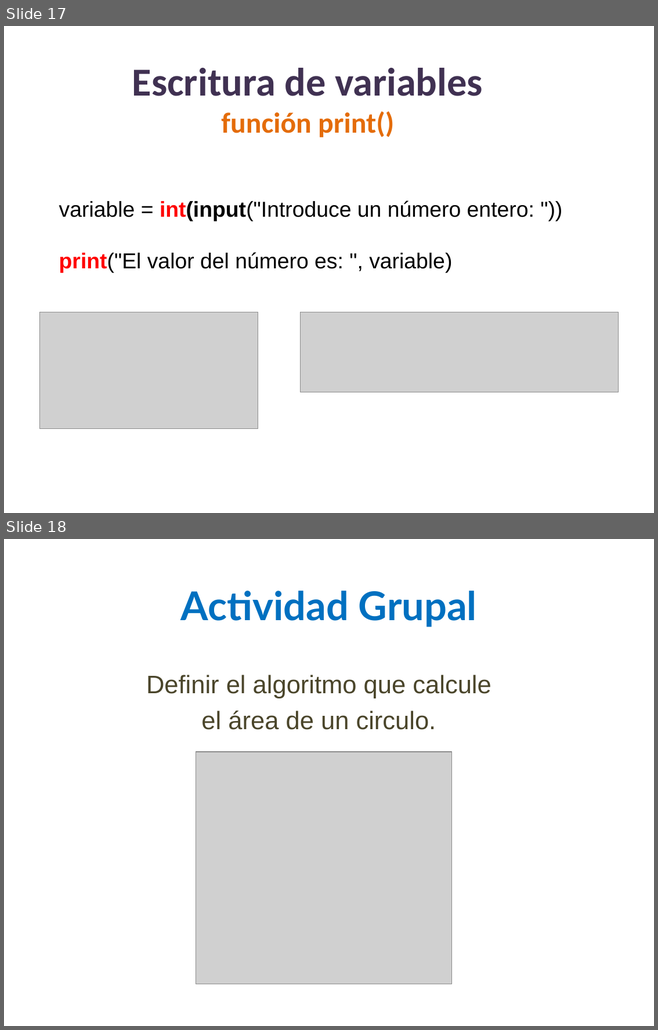
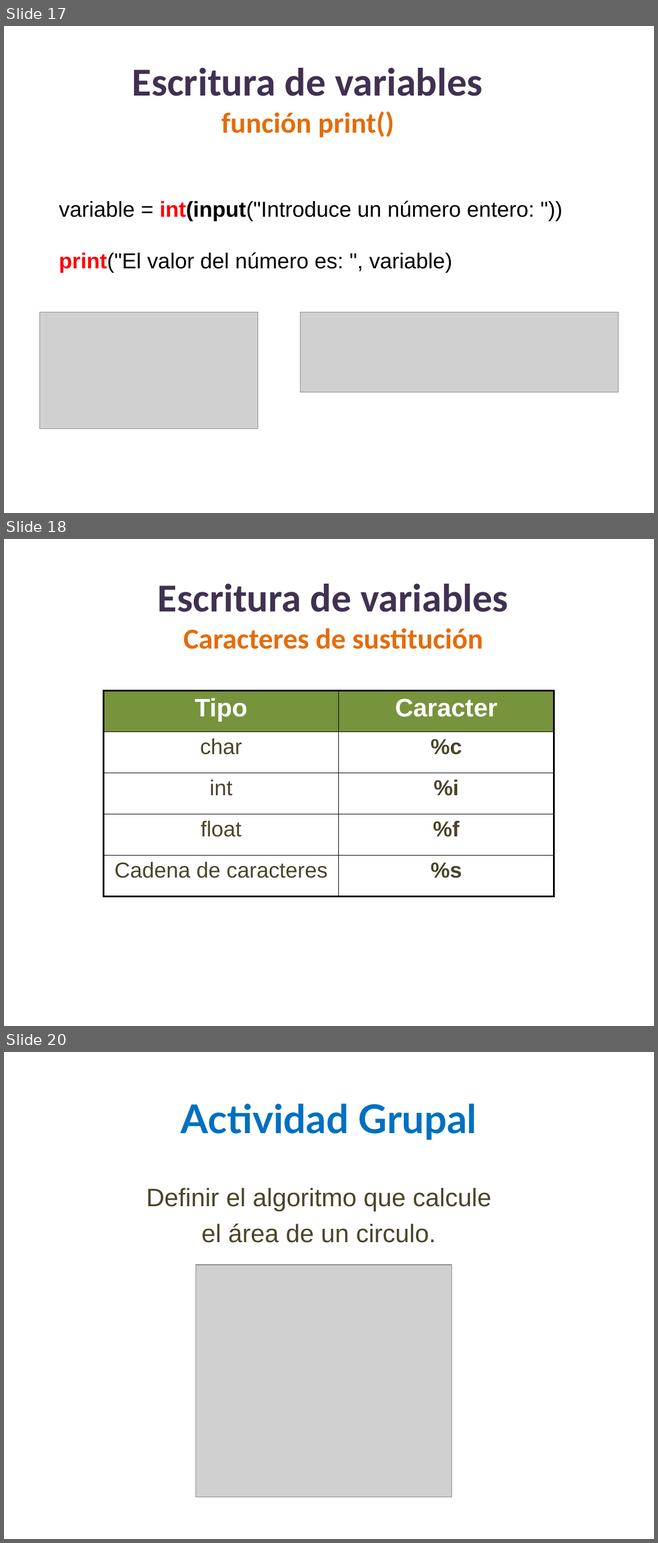
Before and after one commit to lizetheP/Tecnologias, a slide deck: Calendario/Presentaciones/3_Componentes.pptx. Shown one above the other, each under a label of ours: slides 17 and 18 before the commit, slides 17, 18 and 20 after it; the slides between them are not shown. The pictures are 658x1030 and 658x1543 pixels, drawn with LibreOffice and Linux fonts; fonts in the diff are those of the drawing; grey boxes stand for pictures. Boxes give left, top, right and bottom in pixels: in the first picture for what was removed or moved away, otherwise in the second. Text is boxed around its words. In the diff, an @@ line names an element or a change of style, - is before the commit and + after.

```diff
--- a/Calendario/Presentaciones/3_Componentes.pptx
+++ b/Calendario/Presentaciones/3_Componentes.pptx
@@ slide 18 added at (4, 539, 654, 1026), background #FFFFFF @@
@@ text added at (158, 584, 508, 649), 32 pt, text #E46C0A, bold @@
+Escritura de variables
+Caracteres de sustitución
@@ table added at (104, 690, 554, 897), 5 rows, 2 columns @@
+Tipo | Caracter
+char | %c
+int | %i
+float | %f
+Cadena de caracteres | %s
@@ what was slide 18 is now slide 20 @@
```
Also in this commit, not shown: 1 other slide added, 5 other files.
